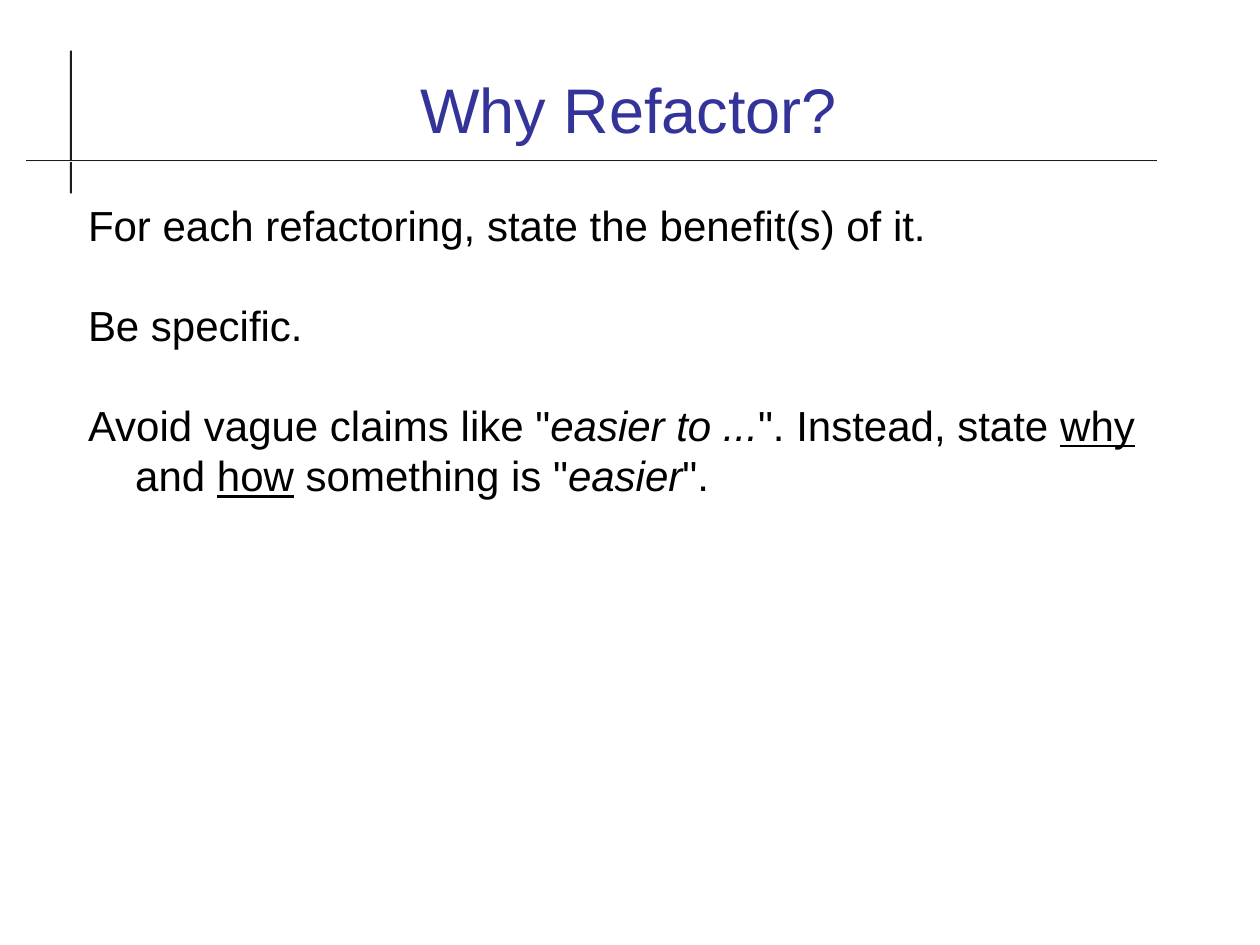
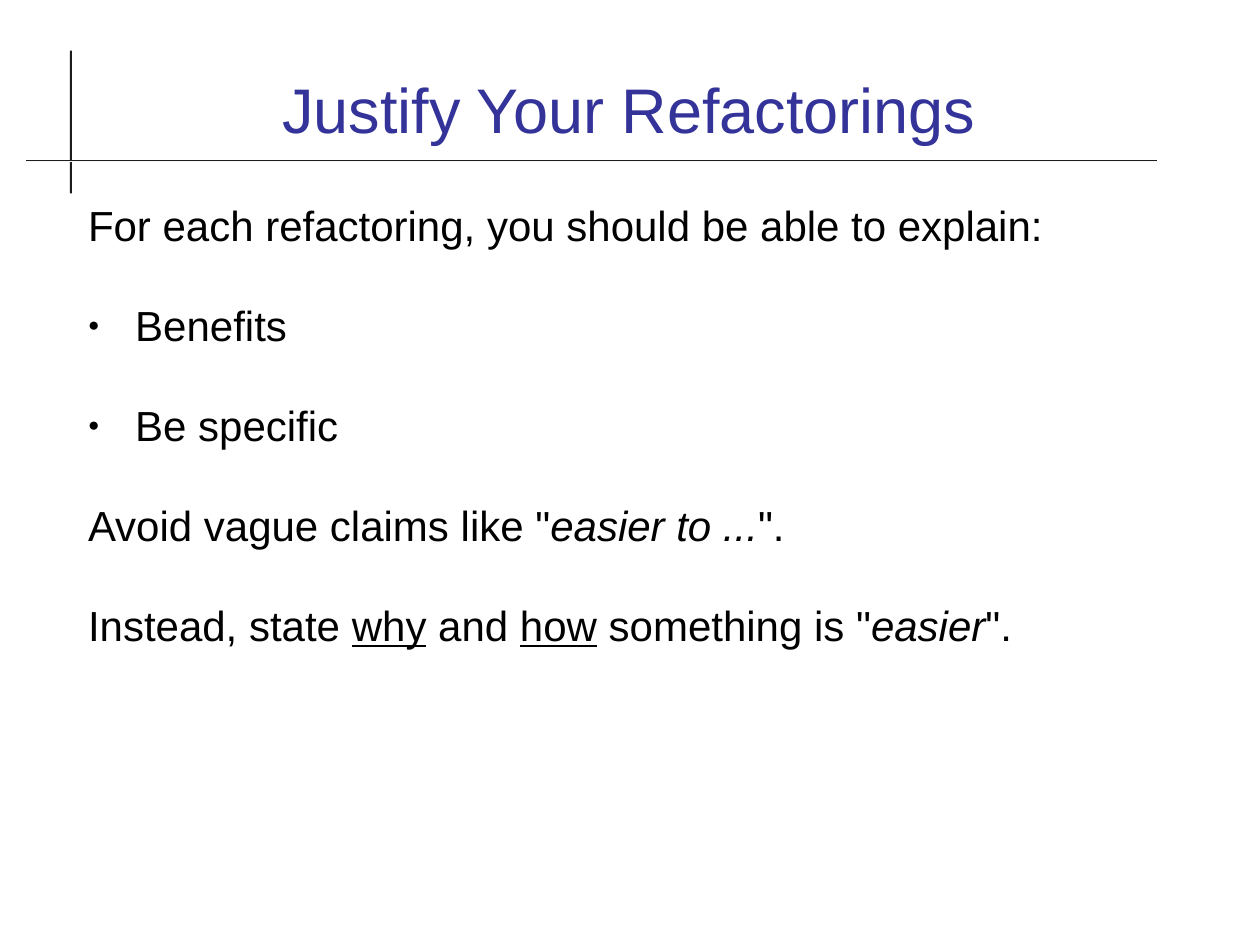
Before and after one commit to cpske/ISP, a slide deck: slide 18 of refactoring/Refactoring-Review.odp (slide 17 before the commit). Drawn at 1260x945 pixels with LibreOffice and Linux fonts; fonts in the diff are those of the drawing. Boxes give left, top, right and bottom in pixels: in the first picture for what was removed or moved away, otherwise in the second. Text is boxed around its words. In the diff, an @@ line names an element or a change of style, - is before the commit and + after.

Commit message:
update refactoring review examples

```diff
--- a/refactoring/Refactoring-Review.odp
+++ b/refactoring/Refactoring-Review.odp
@@ title at (282, 87, 975, 145): text changed @@
-Why Refactor?
+Justify Your Refactorings
@@ text at (88, 210, 1043, 649): text changed @@
-For each refactoring, state the benefit(s) of it.
-Be specific.
-Avoid vague claims like "easier to ...". Instead, state why and how something is "easier".
+For each refactoring, you should be able to explain:
+● Benefits
+● Be specific
+Avoid vague claims like "easier to ...".
+Instead, state why and how something is "easier".
```
Also in this commit, not shown: 13 other slides changed, 4 slides added, 3 slides removed, 1 other file.
